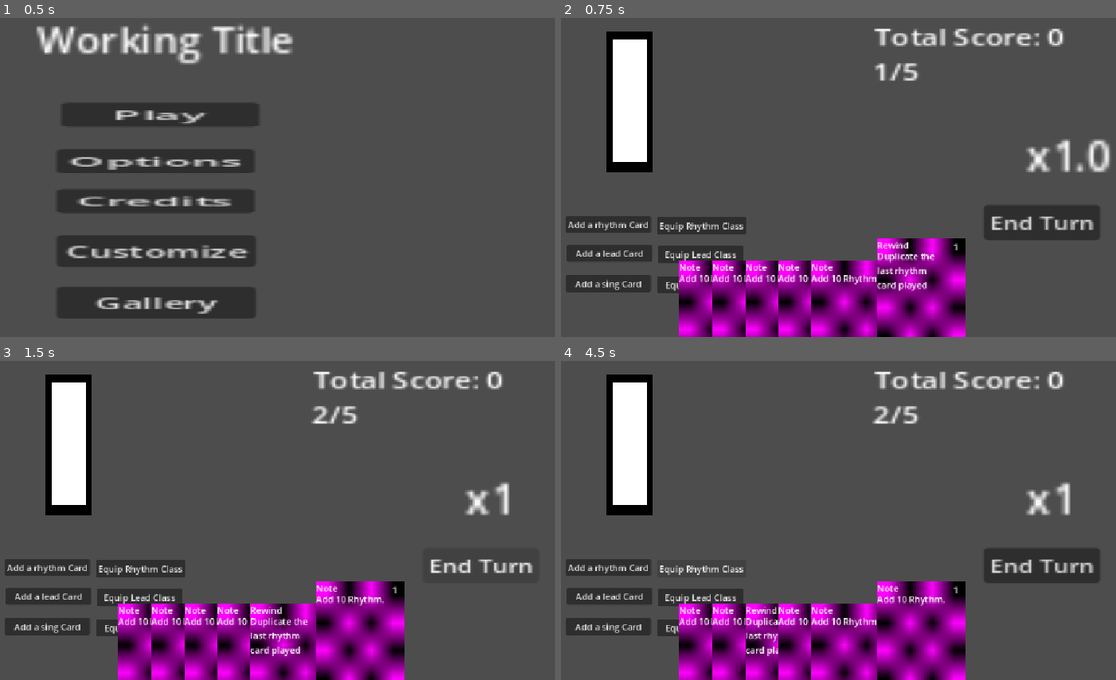
Above: before the commit, frames 1-4 (two rows, left to right).
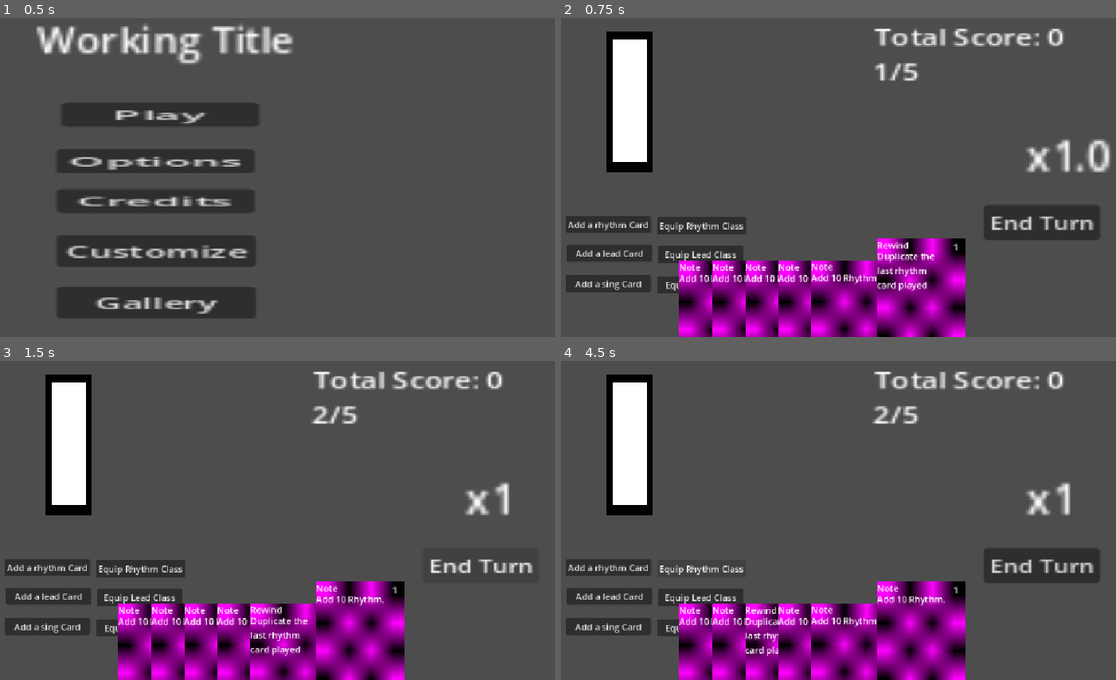
Above: after the commit, the same moments.

Repository: GraysonL133/BandGame
Game: Godot game, scene res://Scenes/Main Menu.tscn
The game is run twice, just before and just after one commit, with the same random seed, the same clock (stepped at 60 frames per second) and the same inputs.
Inputs:
- Up to frame 1 (0.5 s): no input
- Up to frame 2 (0.75 s): click "Play" at 0.5 s
- Up to frame 3 (1.5 s): click "End Turn" at 1.25 s
- Up to frame 4 (4.5 s): click "Add a rhythm Card" at 2 s; click "Add a lead Card" at 2.75 s; click "Add a sing Card" at 3.5 s; click "Equip Rhythm Class" at 4.25 s

Frame 1 is identical in both runs. In frame 2, 0.3% of the frame differs, in the area x 32-57%, y 77-84%; in frame 3, 0.5%, in the area x 32-56%, y 76-93%; in frame 4, 0.4%.

Commit message:
v0.6
Idk man bullshit ahh code bullshit ahh godot

Diff:
--- a/band-game/Scenes/Card.tscn
+++ b/band-game/Scenes/Card.tscn
@@ -7,6 +7,7 @@
 [sub_resource type="LabelSettings" id="LabelSettings_cm0pq"]
 
 [node name="Card" type="Control" unique_id=1717311364]
+custom_minimum_size = Vector2(160, 200)
 layout_mode = 3
 anchors_preset = 15
 anchor_right = 1.0
--- a/band-game/Scenes/Main.tscn
+++ b/band-game/Scenes/Main.tscn
@@ -22,6 +22,7 @@
 layer = 10
 
 [node name="Card" parent="HandLayer" unique_id=1717311364 instance=ExtResource("2_bmxlf")]
+custom_maximum_size = Vector2(999, 999)
 anchors_preset = -1
 anchor_left = -6.4
 anchor_top = -16.6
@@ -33,6 +34,8 @@
 offset_bottom = 10913.8
 grow_horizontal = 1
 grow_vertical = 1
+animation_time = 0.0
+is_animating = false
 metadata/_edit_use_anchors_ = true
 
 [node name="HandContainer" type="Control" parent="HandLayer" unique_id=528911650]
@@ -166,22 +169,15 @@
 
 [node name="GhostLayer" type="CanvasLayer" parent="." unique_id=2069914496]
 
-[node name="ghostContainer" type="HBoxContainer" parent="GhostLayer" unique_id=1987951497]
-anchors_preset = 8
-anchor_left = 0.5
-anchor_top = 0.5
-anchor_right = 0.5
-anchor_bottom = 0.5
-offset_left = -172.0
-offset_top = -146.0
-offset_right = -12.0
-offset_bottom = 54.0
-grow_horizontal = 2
-grow_vertical = 2
-theme_override_constants/separation = 200
-alignment = 1
+[node name="ghostContainer" type="HFlowContainer" parent="GhostLayer" unique_id=1747413591]
+propagate_maximum_size = false
+offset_left = 424.0
+offset_top = 226.0
+offset_right = 1024.0
+offset_bottom = 726.0
+size_flags_horizontal = 4
+last_wrap_alignment = 1
 
-[connection signal="mouse_entered" from="HandLayer/Card" to="." method="_on_card_mouse_entered"]
 [connection signal="card_played" from="WorldLayer/PlayArea" to="HandLayer/Card" method="_on_play_area_card_played"]
 [connection signal="pressed" from="WorldLayer/Button" to="." method="_on_button_pressed"]
 [connection signal="pressed" from="WorldLayer/AddRhythmButton" to="." method="_on_add_rhythm_button_pressed"]
--- /dev/null
+++ b/band-game/Scenes/ghost_wrapper.gd
@@ -0,0 +1,10 @@
+extends Control
+
+# Called when the node enters the scene tree for the first time.
+func _ready() -> void:
+	pass # Replace with function body.
+
+
+# Called every frame. 'delta' is the elapsed time since the previous frame.
+func _process(delta: float) -> void:
+	pass
--- a/band-game/Scripts/Card.gd
+++ b/band-game/Scripts/Card.gd
@@ -3,9 +3,6 @@
 extends Control
 
 @export var data: CardData
-@export var start_y := 0.0
-@export var animation_time := 0.0
-@export var is_animating := false
 
 @onready var name_label: Label = $NameLabel
 @onready var cost_label: Label = $CostLabel
@@ -13,8 +10,12 @@
 @onready var background: TextureRect = $Background
 #@onready var border: Panel = $Border
 @onready var lead_label: Label = $LeadLabel
+@onready var Main = $"../.."
 
-@onready var Main = $"../.."
+@export var animation_time := 0.0
+@export var is_animating := false
+
+#@onready var start_y = position.y
 
 signal cardHovered(card: Card)
 
@@ -36,8 +37,6 @@
 
 func start_ghost_animation():
 	is_animating = true
-	animation_time = 0.0
-	start_y = position.y
 	lead_label.visible = true
 	#border.visible = false
 
@@ -50,12 +49,16 @@
 	# Return THIS card as the payload the play area will receive.
 	return self
 
-func _process(delta):
+func _process(_delta):
+	lead_label.text = ("x" + str(GameState.leadScore))
+
+func animate(delta, start_y, index):
 	if not is_animating:
 		return
 	animation_time += delta
-	position.y = start_y + sin(animation_time * 2.0) * 10.0
-	lead_label.text = ("x" + str(GameState.leadScore))
+	if animation_time < index * 0.2:
+		return
+	position.y = start_y + sin(animation_time*2)
 
 func _on_mouse_entered() -> void:
 	cardHovered.emit(self)
--- a/band-game/Scripts/game.gd
+++ b/band-game/Scripts/game.gd
@@ -31,15 +31,19 @@
 const HAND_SIZE := 999
 
 @onready var hand_container = $HandLayer/HandContainer
-@onready var ghost_container: HBoxContainer = $GhostLayer/ghostContainer
+@onready var ghost_container: FlowContainer = $GhostLayer/ghostContainer
 
 @onready var ghost: Control
 
 # game.gd (continued)
-@export var max_energy := 5
-var energy := 5
+@export var max_energy := 999
+var energy := 999
 
 @onready var energy_bar: ColorRect = $WorldLayer/EnergyBarBorder/EnergyBar
+
+@onready var ghost_container_start_scale = ghost_container.scale
+@onready var ghost_container_start_pos = ghost_container.global_position
+
 
 
 func _ready_connections() -> void:
@@ -92,30 +96,15 @@
 	rearrange_hand(card)
 
 func calculateScore():
-	print("")
 	var lead = GameState.leadScore
 	var sing = GameState.singScore
 	var rhythm
 	for i in range(rCards.size()):
 		rhythm = rCards[i].effect.rhythm
-		print("--")
-		print(str(rCards[i]))
-		print(str(rhythm))
-		print("--")
 		GameState.turnScore += (((rhythm) * lead) * sing)
-	print("Lead Score: " + str(lead))
-	print("Sing Score: " + str(sing))
-	print("Rhythm Score: " + str(rhythm))
-	print("Total Score: " + str(GameState.totalScore))
-	print("Turn Score: ", GameState.turnScore)
-	print("Total Score: ", GameState.totalScore ,
-	" + " , GameState.turnScore)
-	GameState.totalScore += GameState.turnScore
-	print("= " , GameState.totalScore)
-	print("rCards size: ", rCards.size())
-	clearScore()
-
-func clearScore():
+	clear_score()
+
+func clear_score():
 	GameState.rhythmScore = 0
 	GameState.leadScore = 1
 	GameState.singScore = 1
@@ -127,6 +116,7 @@
 
 	ghost_nodes.clear()
 	rCards.clear()
+	#updateContainer()
 
 func createGhost(card):
 	ghost = card_scene.instantiate()
@@ -134,8 +124,9 @@
 	ghost_container.add_child(ghost)
 	ghost_nodes.append(ghost)
 	ghost.modulate.a = 0.5
-	ghost_container.position = Vector2(500, 300)
-	ghost.scale = Vector2(0.2,0.2)
+
+	updateContainer()
+	ghost_container.queue_sort()
 	ghost.start_ghost_animation()
 
 func _ready() -> void:
@@ -211,7 +202,6 @@
 	draw_hand()
 
 
-
 func end_turn() -> void:
 	# Discard the whole hand.
 	for card in hand:
@@ -277,3 +267,25 @@
 
 func _on_change_class_sing_button_pressed() -> void:
 	changeClass("Sing")
+
+func _process(delta):
+	for i in range(ghost_nodes.size()):
+		var start = ghost_nodes[i].position.y
+		ghost_nodes[i].animate(delta, start , i)
+
+func updateContainer():
+
+	var scale_factor = 0.28
+	var new_scale = ghost_container_start_scale/(rCards.size() * scale_factor)
+
+	if (rCards.is_empty()):
+		# If there are no rhythm cards, reset the scale
+		ghost_container.scale = ghost_container_start_scale
+		ghost_container.global_position = ghost_container_start_pos
+
+	elif (new_scale > ghost_container_start_scale):
+		# If it would make the container bigger do not run
+		return
+
+	else:
+		ghost_container.scale = new_scale
Not shown, added: band-game/Scenes/ghost_wrapper.gd.uid
